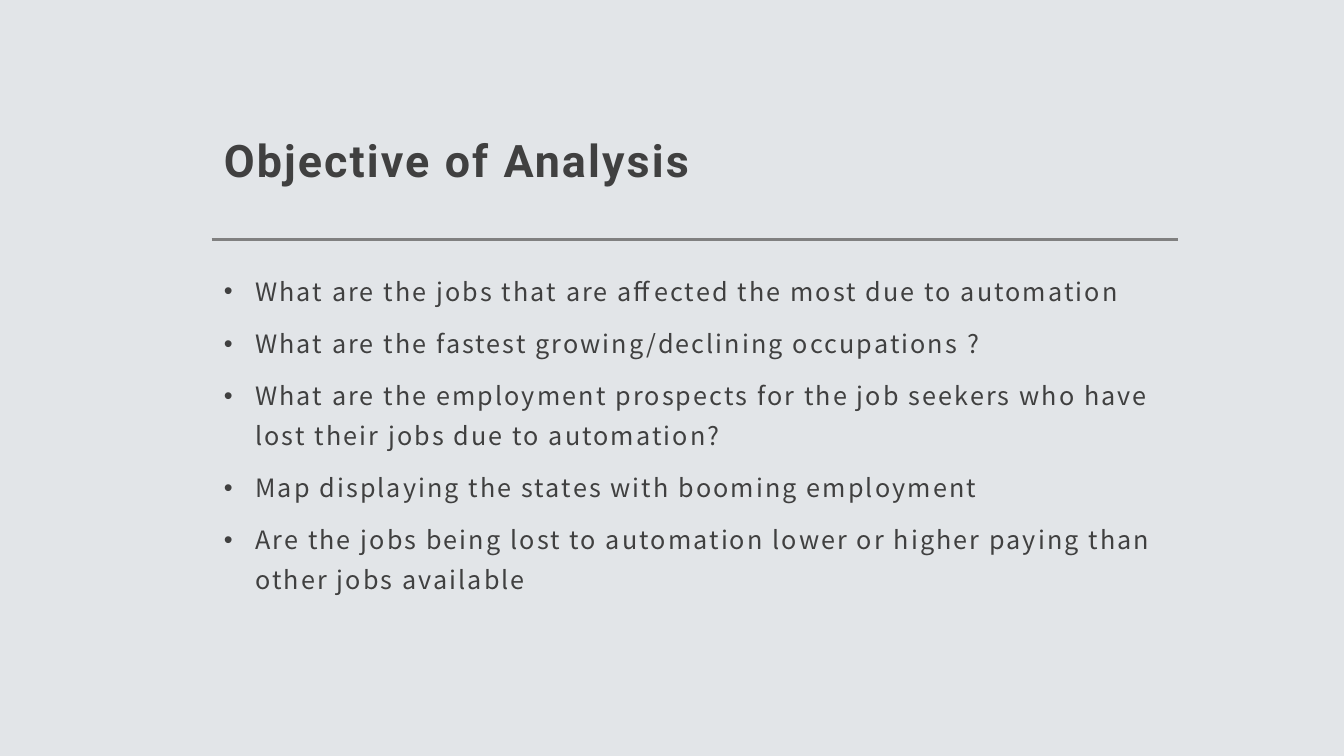
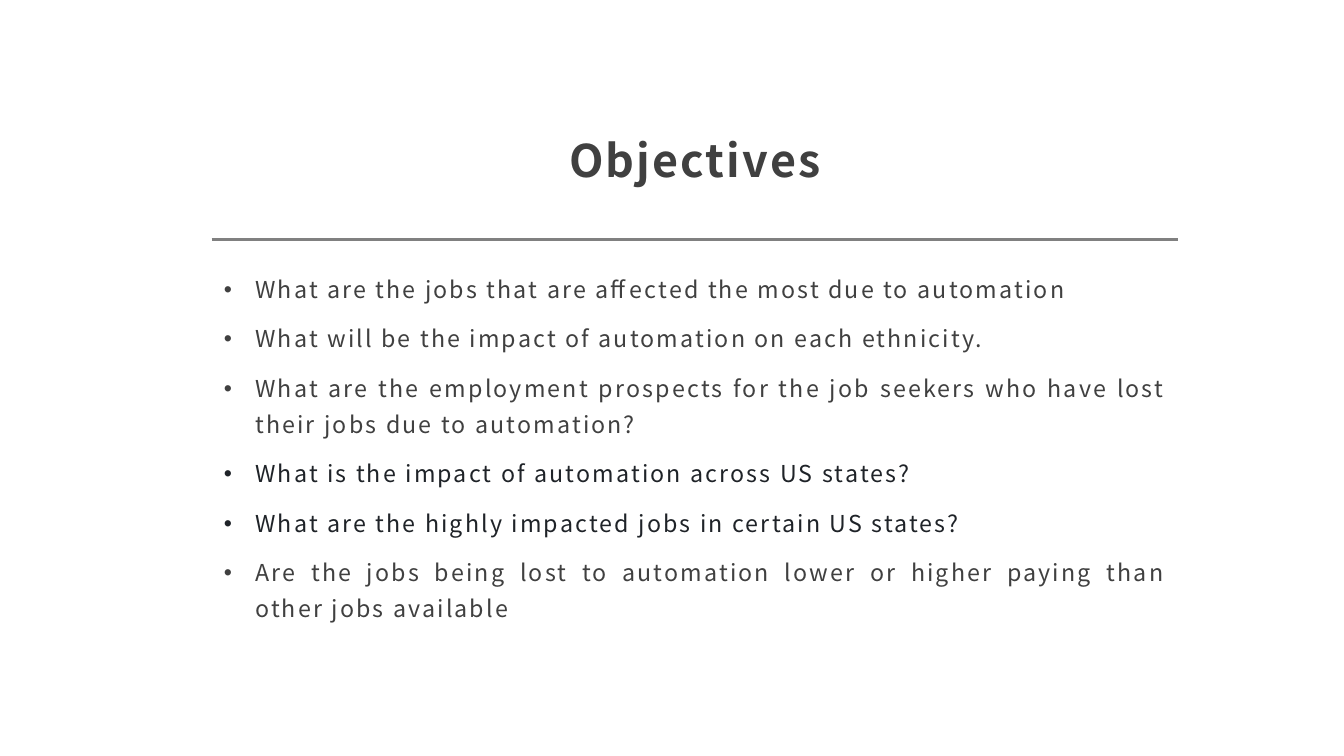
Before and after one commit to vinaya-kusuma/Project1, a slide deck: slide 5 of Project1.pptx (slide 3 before the commit). Drawn at 1344x756 pixels with LibreOffice and Linux fonts; fonts in the diff are those of the drawing. Boxes give left, top, right and bottom in pixels: in the first picture for what was removed or moved away, otherwise in the second. Text is boxed around its words. In the diff, an @@ line names an element or a change of style, - is before the commit and + after.

Commit message:
updated state slide

```diff
--- a/Project1.pptx
+++ b/Project1.pptx
@@ background #E2E5E8 to #FFFFFF @@
@@ title at (569,140,820,188): text changed; font Roboto to Noto Sans CJK JP @@
-Objective of Analysis
+Objectives
@@ text at (255,279,1164,623): size 18 to 16.6 pt in "What are the jobs that are affected ...", "What are the employment prospects for the ...", "Are the jobs being lost to automation ..."; alignment left to justified @@
@@ text at (255,328,982,353): text changed; size 18 to 16.6 pt @@
-• What are the fastest growing/declining occupations ?
+• What will be the impact of automation on each ethnicity.
@@ text at (255,463,959,538): text changed; size 18 to 16.6 pt; text colour #404040 to #1F2328 @@
-• Map displaying the states with booming employment
+• What is the impact of automation across US states?
+• What are the highly impacted jobs in certain US states?
```
Also in this commit, not shown: 9 other slides changed, 15 slides added, 7 slides removed.
